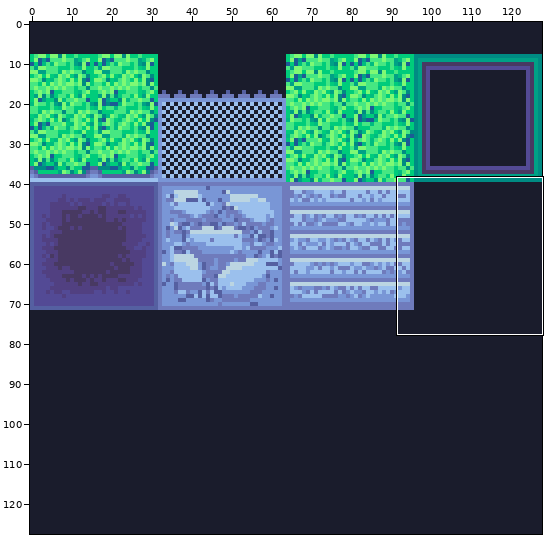
Pixel-art file: bg.ase. Above, an overview of the earlier version with the close-up marked.
Close-up. As it was:
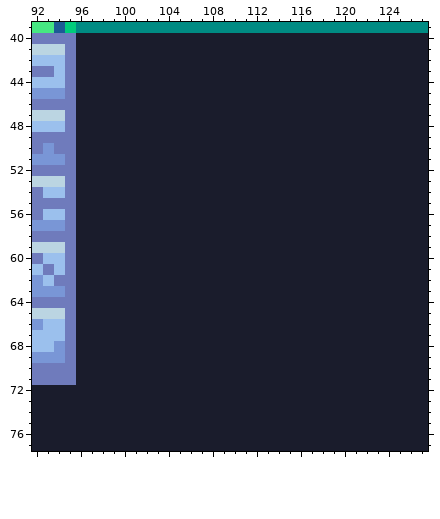
128x128 pixels, 1 frame. Shown: x 92..127, y 39..77.
The result:
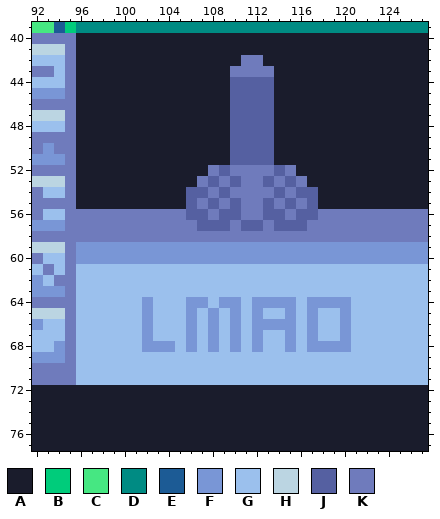
Palette (. is transparent): A #1a1c2c  B #00cc7b  C #46e782  D #008b83  E #1c5b95  F #7996d6  G #9bc0ed  H #bbd5e2  J #5560a1  K #6f7bbc
From old to new:
Layer "Layer 1":
The author changed colour A to colour F in rows 59 to 60 at x 96 to 127; in row 64 at x 102, 106 to 107, 109 to 110, 112 to 115 and 117 to 120; in row 65 at x 102, 106, 108, 110, 112, 115, 117 and 120; in row 66 at x 102, 106, 108, 110, 112 to 115, 117 and 120; in row 67 at x 102, 106, 108, 110, 112, 115, 117 and 120; in row 68 at x 102 to 104, 106, 108, 110, 112, 115 and 117 to 120.
The author changed colour A to colour G in rows 61 to 63 at x 96 to 127; in row 64 at x 96 to 101, 103 to 105, 108, 111, 116 and 121 to 127; in row 65 at x 96 to 101, 103 to 105, 107, 109, 111, 113 to 114, 116, 118 to 119 and 121 to 127; in row 66 at x 96 to 101, 103 to 105, 107, 109, 111, 116, 118 to 119 and 121 to 127; in row 67 at x 96 to 101, 103 to 105, 107, 109, 111, 113 to 114, 116, 118 to 119 and 121 to 127; in row 68 at x 96 to 101, 105, 107, 109, 111, 113 to 114, 116 and 121 to 127.
The author changed colour A to colour G in rows 69 to 71 at x 96 to 127.
The author changed colour A to colour J in rows 44 to 51 at x 110 to 113; in row 52 at x 109 and 114; in row 53 at x 108, 110, 113 and 115; in row 54 at x 106 to 107, 109, 114 and 116 to 117; in row 55 at x 106, 108, 110, 113, 115 and 117; in row 56 at x 106 to 107, 109 to 110, 113 to 114 and 116 to 117.
The author changed colour A to colour J in row 57 at x 107 to 109, 111 to 112 and 114 to 116.
The author changed colour A to colour K in row 42 at x 111 to 112; in row 43 at x 110 to 113; in row 52 at x 108, 110 to 113 and 115; in row 53 at x 107, 109, 111 to 112, 114 and 116; in row 54 at x 108, 110 to 113 and 115; in row 55 at x 107, 109, 111 to 112, 114 and 116.
The author changed colour A to colour K in row 56 at x 96 to 105, 108, 111 to 112, 115 and 118 to 127; in row 57 at x 96 to 106, 110, 113 and 117 to 127; in row 58 at x 96 to 127.
Changed places in both close-ups, as pixel boxes (x1, y1, x2, y2):
changed: (76, 55, 428, 385)
